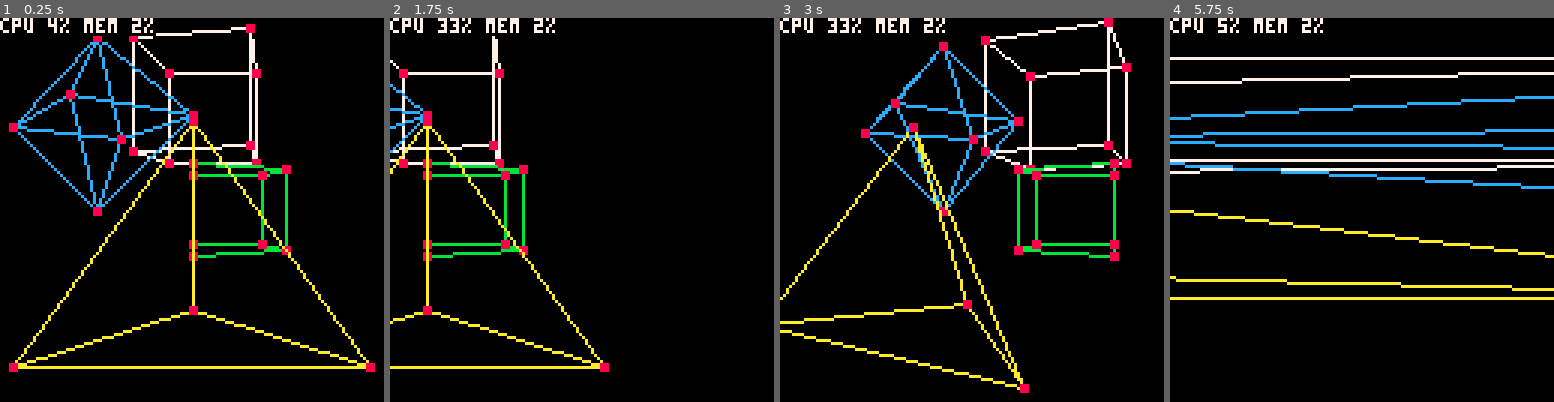
Above: before the commit, frames 1-4 (left to right).
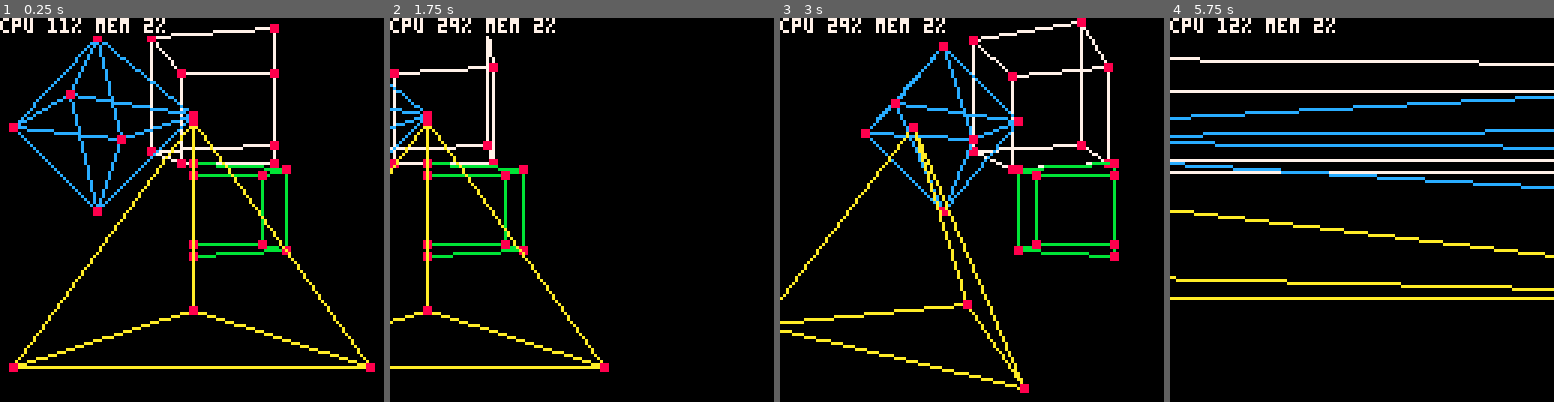
Above: after the commit, the same moments.

Repository: Cuttleshock/PICO-8-recipes
Game: PICO-8 cartridge 3d_no_oo.p8
Same seed, same stepped clock (60 frames per second), same inputs: the game is played once before the commit and once after it.
Inputs:
- Up to frame 1 (0.25 s): no input
- Up to frame 2 (1.75 s): tap X (X key) at 0.33, 1.07 s; hold Right from 1.6 s (still down)
- Up to frame 3 (3 s): tap X (X key) at 1.85, 2.97 s; release Right at 2.1 s; hold Up 2.15-2.42 s; hold Right from 2.47 s (still down)
- Up to frame 4 (5.75 s): release Right at 3.03 s; hold Left 3.08-3.58 s; hold Down 3.63-3.97 s; hold Right 4.02-4.68 s; tap X (X key) at 4.08, 5.2 s; hold Up 4.73-5.03 s; hold Left 5.08-5.68 s; hold Down from 5.73 s (still down)

The runs differ from the first frame. In frame 1, 3.3% of the frame differs, in the area x 12-73%, y 0-40%; in frame 2, 1.6%; in frame 3, 3.3%; in frame 4, 4.7%, in the area x 0-100%, y 0-41%.

Commit message:
Support models moving around

Diff:
--- a/3d_no_oo.p8
+++ b/3d_no_oo.p8
@@ -3,6 +3,7 @@
 __lua__
 -- maths helpers and globals
 
+eps = 0x0.0001
 phiw = 1
 phimax = phiw/2
 phimin = -phimax
@@ -124,7 +125,7 @@
 -- vector definition
 
 function draw_vec(vec)
-	local x,y=get_sx(vec),get_sy(vec)
+	local x,y=get_sx(vec,true),get_sy(vec,true)
 	rectfill(x-1,y-1,x+1,y+1,8) -- red
 end
 
@@ -149,7 +150,7 @@
 	return atan(z*invsqrt(x*x+y*y))
 end
 
-function get_sx(v)
+function get_sx(v, fresh)
 	-- todo check self.y==0 etc
 	-- todo check if behind cam
 	if not v._sx or not fresh then
@@ -158,7 +159,7 @@
 	return v._sx
 end
 
-function get_sy(v)
+function get_sy(v, fresh)
 	if not v._sy or not fresh then
 		v._sy=(thetamax-get_theta(v))*128/thetah
 	end
@@ -181,13 +182,15 @@
 end
 
 function draw_model(m)
+	local m_fresh = fresh and m.fresh
 	for f in all(m.fs) do
 		for i=1,#f do
 			local v0=m.vs[f[i]]
 			local v1=m.vs[f[i+1]] or m.vs[f[1]]
-			line(get_sx(v0),get_sy(v0),get_sx(v1),get_sy(v1),m.col)
-		end
-	end
+			line(get_sx(v0,m_fresh),get_sy(v0,m_fresh),get_sx(v1,m_fresh),get_sy(v1,m_fresh),m.col)
+		end
+	end
+	m.fresh = true
 	for v in all(m.vs) do
 		draw_vec(v)
 	end
@@ -259,6 +262,7 @@
 function _init()
 	pov={0,0,0,phi=0}
 	models={}
+	frame=0
 	make_cube({-0.5,3,0.5},1,0.2,7)
 	make_cube({0,4,-0.5},0.5,0,11)
 	make_octa({-1,4,0},0.5,0,12)
@@ -266,6 +270,15 @@
 end
 
 function _update()
+	frame+=eps
+
+	-- move shapes
+	for v in all(models[1].vs) do
+		v[1]+=0.02*sgn(cos(frame*0x1000))
+		models[1].fresh=false
+	end
+
+	-- control pov
 	fresh=true
 	if btn(⬆️) then
 		if btn(❎) then
